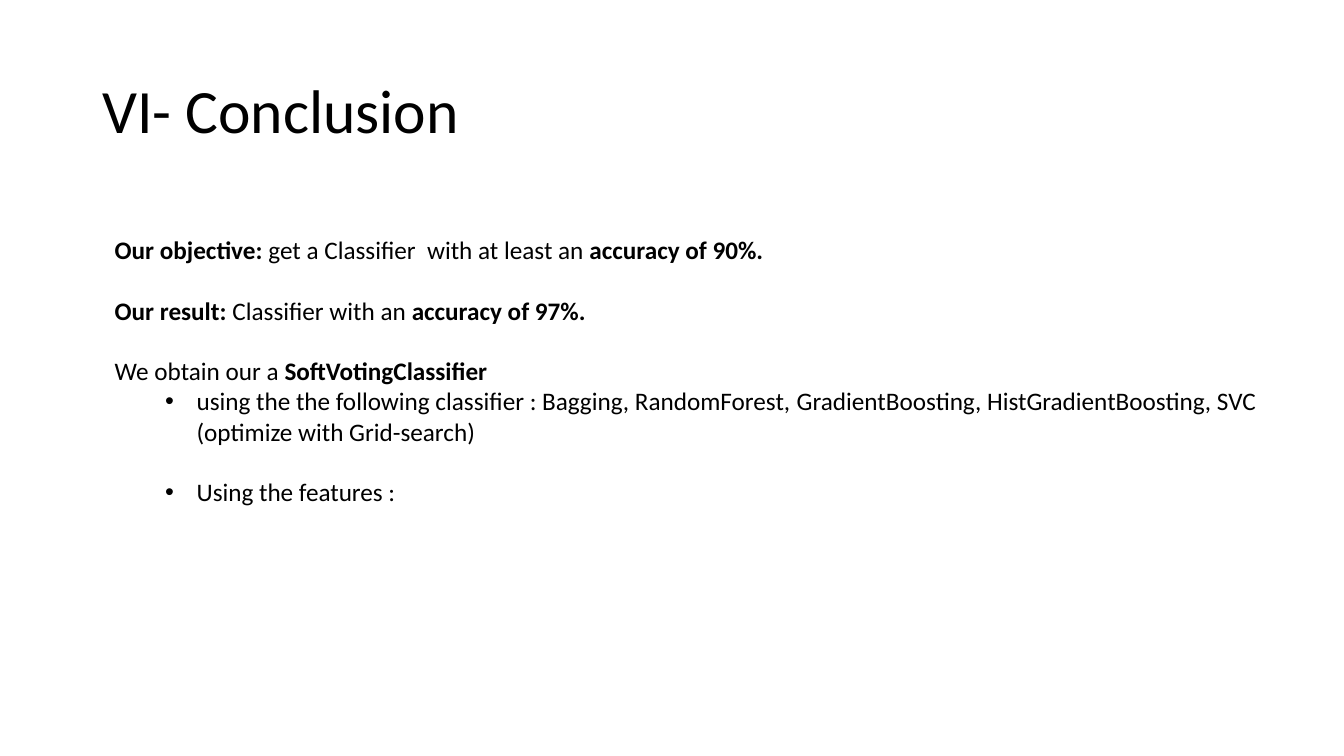
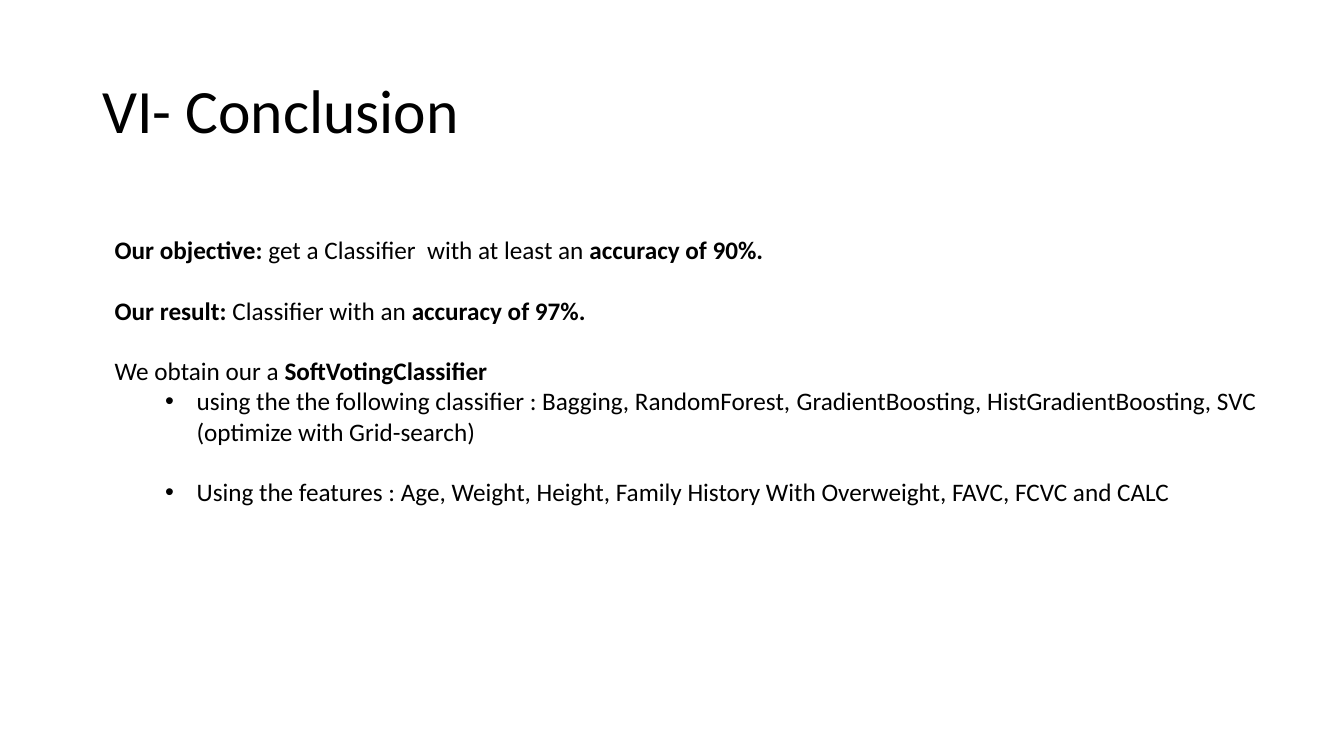
Before and after one commit to Leodespt/Projet_Python, a slide deck: slide 29 of Presentation_Python.pptx. Drawn at 1344x756 pixels with LibreOffice and Linux fonts; fonts in the diff are those of the drawing. Boxes give left, top, right and bottom in pixels: in the first picture for what was removed or moved away, otherwise in the second. Text is boxed around its words. In the diff, an @@ line names an element or a change of style, - is before the commit and + after.

```diff
--- a/Presentation_Python.pptx
+++ b/Presentation_Python.pptx
@@ text at (x1=197, y1=483, x2=1169, y2=506): text changed @@
-  • Using the features :
+  • Using the features : Age, Weight, Height, Family History With Overweight, FAVC, FCVC and CALC
```
